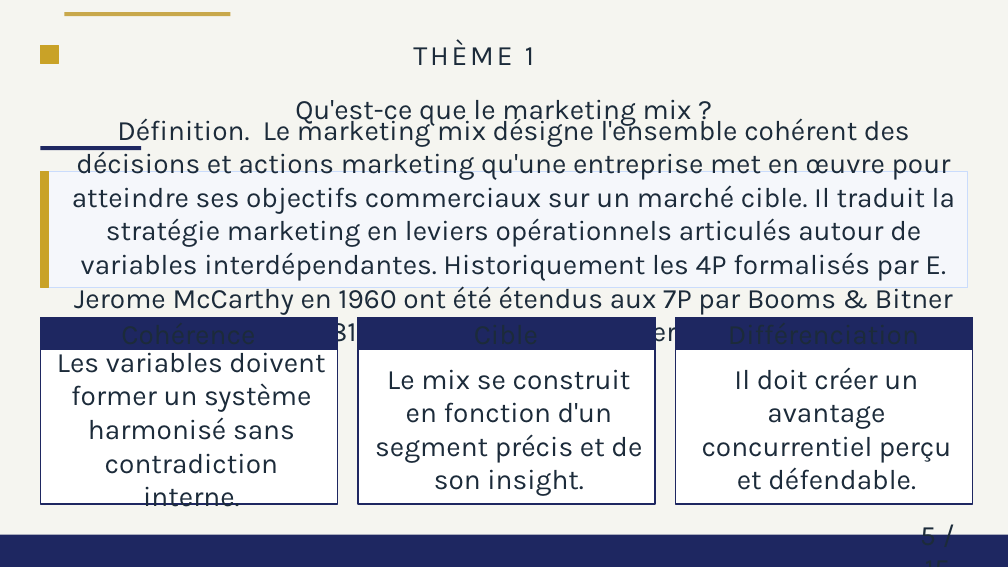
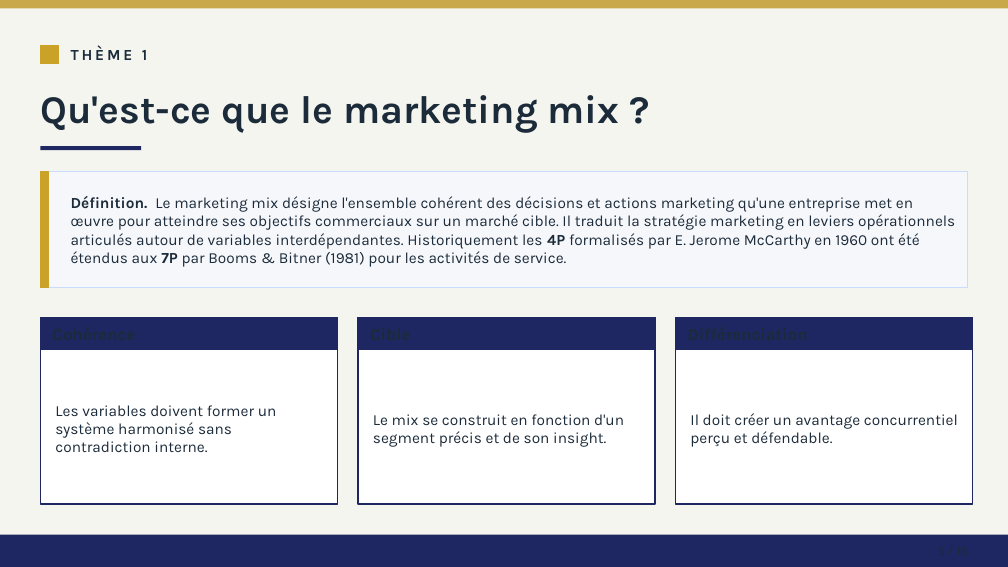
Before and after one commit to matisselebretonmatisselebreton-arch/salut, a slide deck: slide 5 of output/Devoir N°2_redesigned.pptx. Drawn at 1008x567 pixels with LibreOffice and Linux fonts; fonts in the diff are those of the drawing. Boxes give left, top, right and bottom in pixels: in the first picture for what was removed or moved away, otherwise in the second. Text is boxed around its words. In the diff, an @@ line names an element or a change of style, - is before the commit and + after.

```diff
--- a/output/Devoir N°2_redesigned.pptx
+++ b/output/Devoir N°2_redesigned.pptx
@@ rectangle: place and size @@
-rectangle at [65, 12, 231, 16]
+rectangle at [0, 0, 1008, 8]
@@ text "THÈME 1" at [71, 47, 147, 60]: size 20 to 11 pt, bold on; alignment centre to left @@
@@ text "Qu'est-ce que le marketing mix ..." at [40, 95, 620, 133]: size 20 to 28 pt, bold on; alignment centre to left @@
@@ text "Définition. Le marketing mix désigne ..." at [71, 196, 955, 267]: size 20 to 11 pt; bold on in "Définition. 4P 7P"; alignment centre to left @@
@@ text removed at [121, 350, 255, 352] @@
-Cohérence
@@ size 20 to 11 pt; alignment centre to left in 3 elements at [55, 405, 277, 452], [373, 414, 624, 447], [690, 413, 958, 447] @@
@@ text removed at [920, 519, 936, 535] @@
-5 / 15
```
Also in this commit, not shown: 14 other slides changed, 1 other file.
